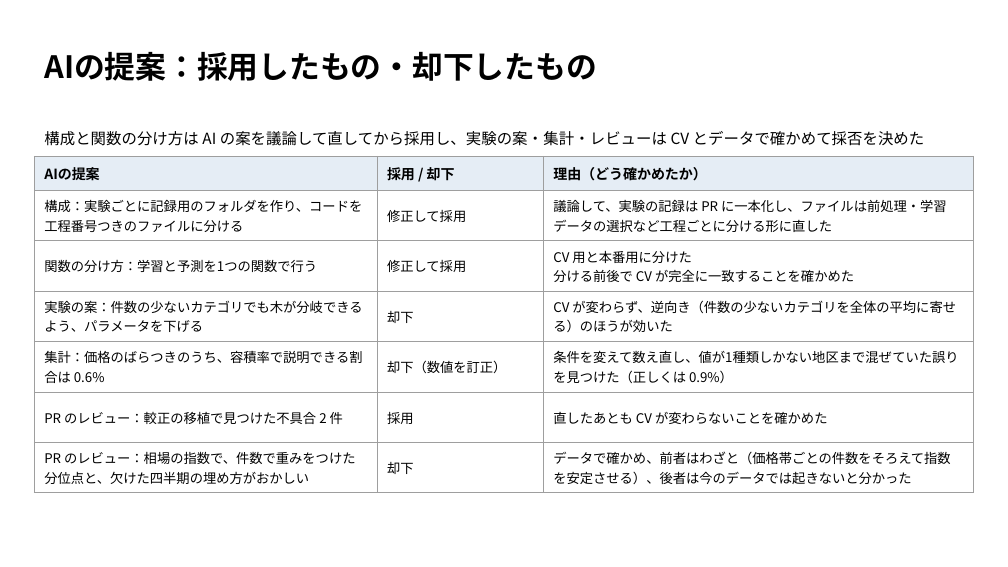
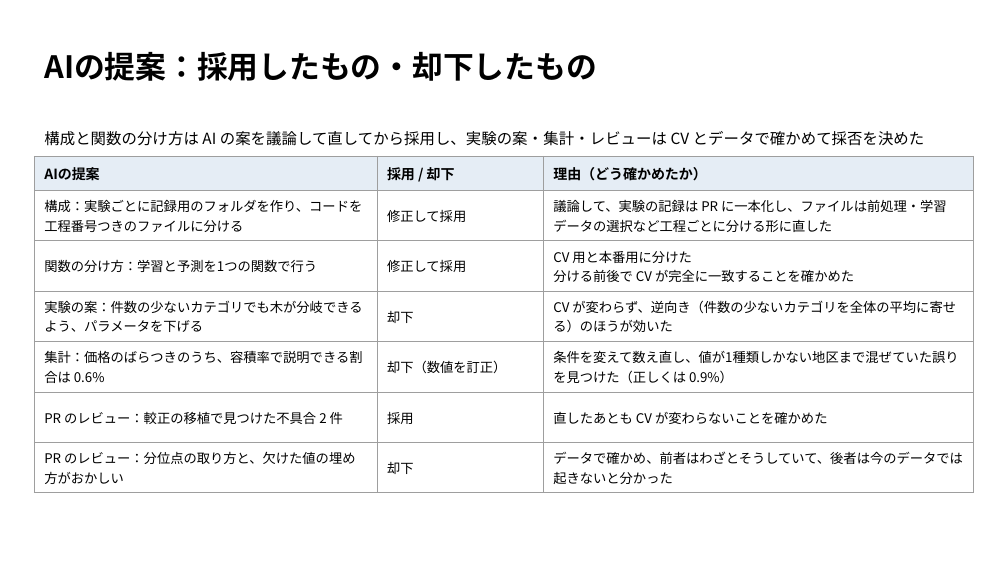
Before and after one commit to TaisukeFujise/condominium-price-pred, a slide deck: slide 4 of slides/midterm/midterm.pptx. Drawn at 1008x567 pixels with LibreOffice and Linux fonts; fonts in the diff are those of the drawing. Boxes give left, top, right and bottom in pixels: in the first picture for what was removed or moved away, otherwise in the second. Text is boxed around its words. In the diff, an @@ line names an element or a change of style, - is before the commit and + after.

```diff
--- a/slides/midterm/midterm.pptx
+++ b/slides/midterm/midterm.pptx
@@ table at box(34, 156, 974, 493) @@
-row 7, column 1: PR のレビュー：相場の指数で、件数で重みをつけた分位点と、欠けた四半期の埋め方がおかしい
+row 7, column 1: PR のレビュー：分位点の取り方と、欠けた値の埋め方がおかしい
-row 7, column 3: データで確かめ、前者はわざと（価格帯ごとの件数をそろえて指数を安定させる）、後者は今のデータでは起きないと分かった
+row 7, column 3: データで確かめ、前者はわざとそうしていて、後者は今のデータでは起きないと分かった
```
Also in this commit, not shown: 3 other slides changed, 2 other files.
